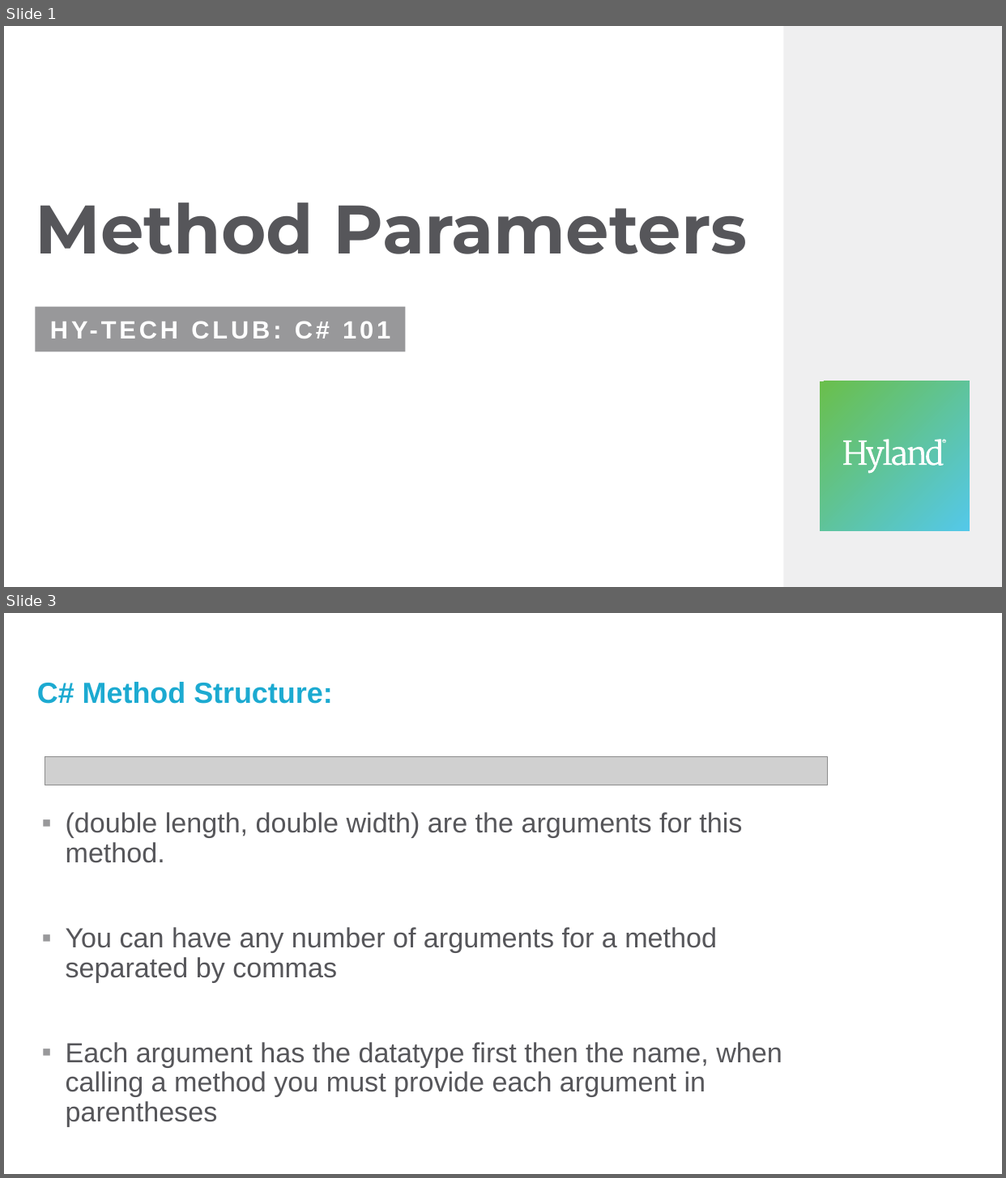
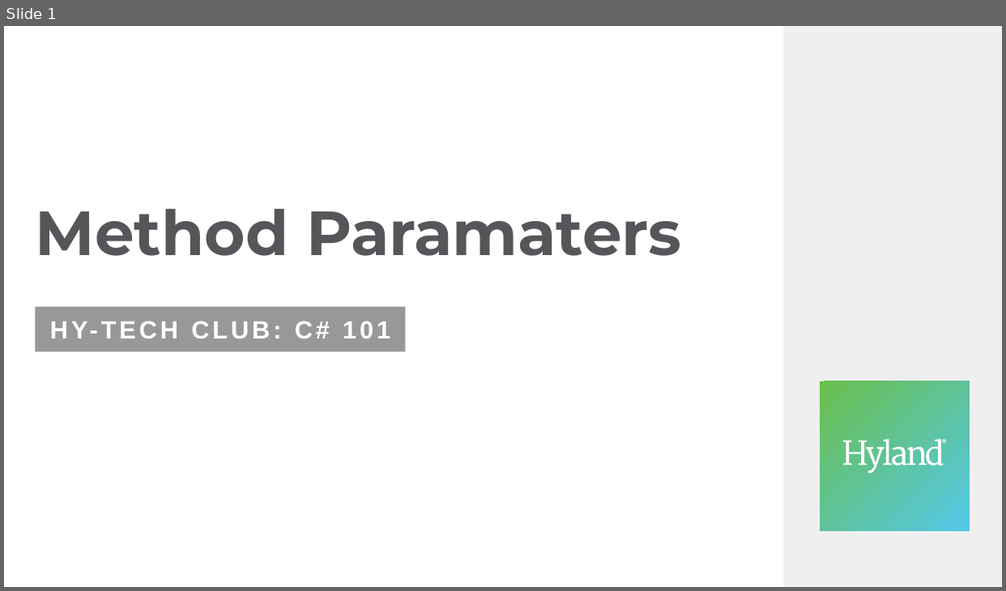
Before and after one commit to hytechclub/cs-101, a slide deck: MethodParameters/MethodParameters.pptx. Shown one above the other, each under a label of ours: slides 1 and 3 before the commit, slide 1 after it; the slides between them are not shown. The pictures are 1006x1178 and 1006x591 pixels, drawn with LibreOffice and Linux fonts; fonts in the diff are those of the drawing; grey boxes stand for pictures; background and template pictures are left out. Boxes give left, top, right and bottom in pixels: in the first picture for what was removed or moved away, otherwise in the second. Text is boxed around its words. In the diff, an @@ line names an element or a change of style, - is before the commit and + after.

Commit message:
WIP Method Returns

```diff
--- a/MethodParameters/MethodParameters.pptx
+++ b/MethodParameters/MethodParameters.pptx
@@ slide 3 removed at [4, 613, 1002, 1174], background #FFFFFF @@
@@ text removed at [37, 682, 332, 704] @@
-C# Method Structure:
@@ picture removed at [45, 756, 828, 786] @@
@@ text removed at [66, 812, 782, 1127] @@
-▪ (double length, double width) are the arguments for this method.
-▪ You can have any number of arguments for a method separated by commas
-▪ Each argument has the datatype first then the name, when calling a method you must provide each argument in parentheses
@@ slide 1 changed as well @@
@@ title at [35, 209, 682, 256]: text changed; size 66 to 60 pt @@
-Method Parameters
+Method Paramaters
```
Also in this commit, not shown: 1 other slide changed, 7 slides added, 18 other slides removed, 4 other files.
